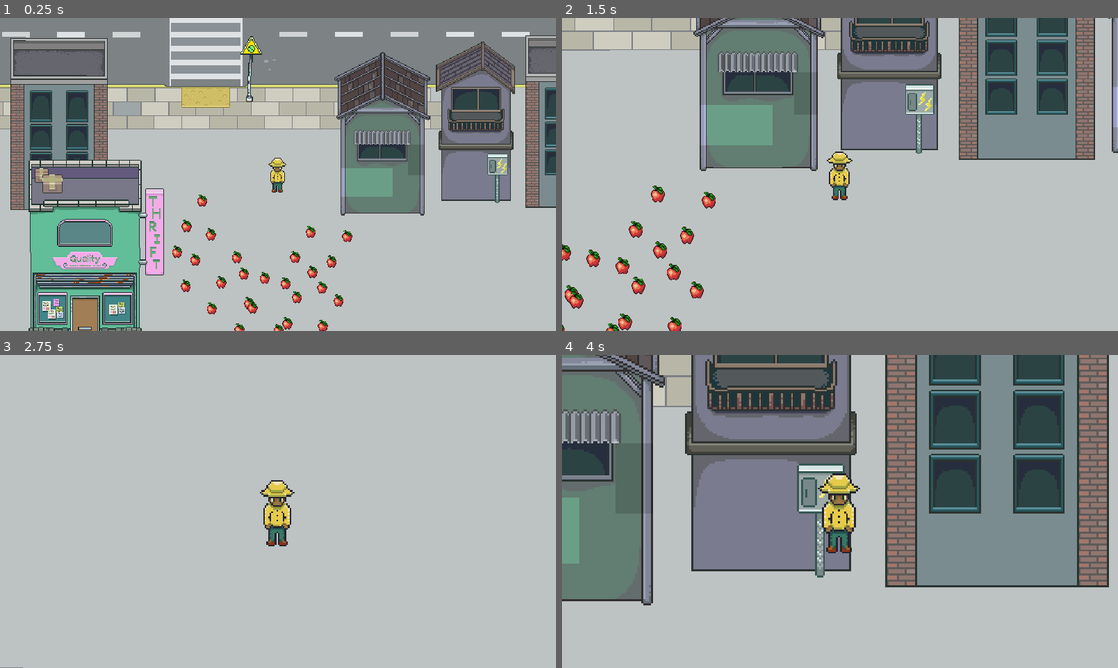
Above: before the commit, frames 1-4 (two rows, left to right).
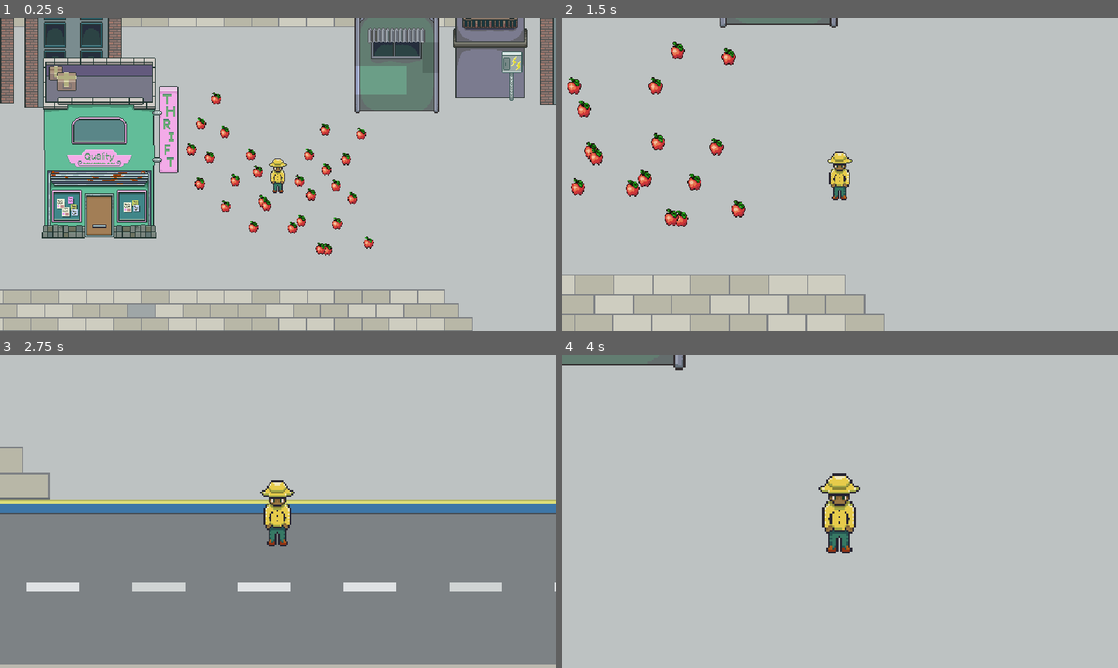
Above: after the commit, the same moments.

Repository: CreativeBuissnessCompany/cozy-x-build
Game: Godot game, scene res://Universe/universe.tscn
Same seed, same stepped clock (60 frames per second), same inputs: the game is played once before the commit and once after it. Before the commit the project has no main scene; this scene is started directly in both runs.
Inputs (mouse positions are in pixels of both pictures, inside the frame that each line leads up to):
- Up to frame 1 (0.25 s): no input
- Up to frame 2 (1.5 s): tap Enter at 0.5 s; move the mouse to (962, 158) at 0.52 s; hold Right (ui_right) 0.53-1.28 s; tap X (zoom_in) at 0.6 s; click (962, 158) at 0.67 s; move the mouse to (728, 190) at 1.27 s; hold Down (ui_down) from 1.28 s (still down); tap Z (zoom_out) at 1.35 s; click (728, 190) at 1.42 s
- Up to frame 3 (2.75 s): move the mouse to (333, 442) at 2.02 s; release Down (ui_down) at 2.03 s; hold Right (ui_right) from 2.03 s (still down); tap X (zoom_in) at 2.1 s; click (333, 442) at 2.17 s
- Up to frame 4 (4 s): move the mouse to (812, 574) at 2.77 s; release Right (ui_right) at 2.78 s; hold Up (ui_up) 2.78-3.53 s; tap Z (zoom_out) at 2.85 s; click (812, 574) at 2.92 s; move the mouse to (1006, 558) at 3.52 s; hold Left (ui_left) from 3.53 s (still down); tap X (zoom_in) at 3.6 s; click (1006, 558) at 3.67 s

The runs differ from the first frame. In frame 1, 61% of the frame differs, in the area x 0-100%, y 0-100%; in frame 2, 39%; in frame 3, 53%; in frame 4, 63%, in the area x 0-99%, y 0-80%.

Commit message:
Item Desc

Diff:
--- a/Components/Inventory/inventory_dialog.gd
+++ b/Components/Inventory/inventory_dialog.gd
@@ -6,6 +6,11 @@
 
 @onready var grid_container: GridContainer = %GridContainer
 @onready var item_desc_label: RichTextLabel = %ItemDescRichTextLabel
+
+
+
+func _ready() -> void:
+	pass
 
 
 # What node is using this? Player.gd ...
@@ -18,12 +23,22 @@
 		child.queue_free()
 
 	for item in inventory.get_items():
-		var slot = item_slot_scene.instantiate()
+		var slot: ItemSlot = item_slot_scene.instantiate()
 		grid_container.add_child(slot)
 		slot.display(item)
+		# Connect Slot
+		slot.on_item_button_pressed.connect(_on_item_button_pressed)
+		# Fill Data
+		slot.item_description = item.description
 
 
 
 
+func _on_item_button_pressed(item_description):
+		print_debug("Received " + item_description )
+		item_desc_label.text = item_description
+		pass
+
+
 func _on_close_button_pressed() -> void:
 	hide()
--- a/Components/Inventory/inventory_dialog.tscn
+++ b/Components/Inventory/inventory_dialog.tscn
@@ -97,8 +97,6 @@
 theme_override_fonts/normal_font = ExtResource("5_djjsr")
 theme_override_font_sizes/normal_font_size = 14
 bbcode_enabled = true
-text = "A delicious Apple to eat on.....Have an Eat!
-A delicious Apple to eat on.....Have an Eat!"
 
 [node name="SidePanelsVBoxContainer2" type="VBoxContainer" parent="HBoxContainer"]
 custom_minimum_size = Vector2(108.94, 0)
--- a/Data/Model/item.gd
+++ b/Data/Model/item.gd
@@ -5,3 +5,16 @@
 @export var scene:PackedScene
 @export var icon:Texture2D
 @export_multiline var description: String = ""
+
+#var item_info_dict: Dictionary = {}
+
+
+#func _ready():
+	#
+	## Fill Item Dictionary ...
+	#item_info_dict = {
+	#Name = name,
+	#Scene = scene,
+	#Icon = icon,
+	#Description = description
+#}
--- a/UI/Inventory/Boxes-Slots/Item Slots/item_slot.gd
+++ b/UI/Inventory/Boxes-Slots/Item Slots/item_slot.gd
@@ -1,11 +1,13 @@
 extends PanelContainer
-
+class_name ItemSlot
 
 
 @onready var texture_rect: TextureRect = %TextureRect
 
+signal on_item_button_pressed(item_description)
 
-
+#var item_info: Dictionary = {}
+var item_description: String = ""
 
 
 func display(item:Item):
@@ -15,3 +17,4 @@
 	if event is InputEventMouseButton:
 		if event.button_index == MOUSE_BUTTON_LEFT and event.pressed:
 			print_debug("Item Click Worked")
+			on_item_button_pressed.emit(item_description)
--- a/Universe/pickup_comp.gd
+++ b/Universe/pickup_comp.gd
@@ -17,7 +17,7 @@
 func _on_area_2d_body_entered(body: Player) -> void:
 
 	if body is Player:
-		print("Got an %s!" % item.name)
+		print_debug("Got an %s!" % item.name)
 		body.on_item_picked_up(item)
 		self.queue_free()
 	else:
--- a/Universe/universe.tscn
+++ b/Universe/universe.tscn
@@ -12,7 +12,7 @@
 
 [node name="Player" parent="Sunset Map" instance=ExtResource("2_3rlae")]
 unique_name_in_owner = true
-metadata/_edit_lock_ = true
+position = Vector2(-16, 118)
 
 [node name="UIRoot" type="CanvasLayer" parent="."]
 script = ExtResource("3_p78e7")
--- a/project.godot
+++ b/project.godot
@@ -11,6 +11,7 @@
 [application]
 
 config/name="Cozy X Build"
+run/main_scene="res://Universe/universe.tscn"
 config/features=PackedStringArray("4.3", "Forward Plus")
 config/icon="res://Entities/Player/Art/raincoat-boy-player-version.png"
 
@@ -21,6 +22,7 @@
 window/size/window_width_override=2880
 window/size/window_height_override=1800
 window/stretch/mode="canvas_items"
+window/stretch/scale_mode="integer"
 
 [file_customization]
 
Not shown, changed: .DS_Store
Not shown, changed: Components/.DS_Store
Not shown, added: Data/.DS_Store
Not shown, changed: UI/.DS_Store
Not shown, changed: UI/Inventory/.DS_Store
